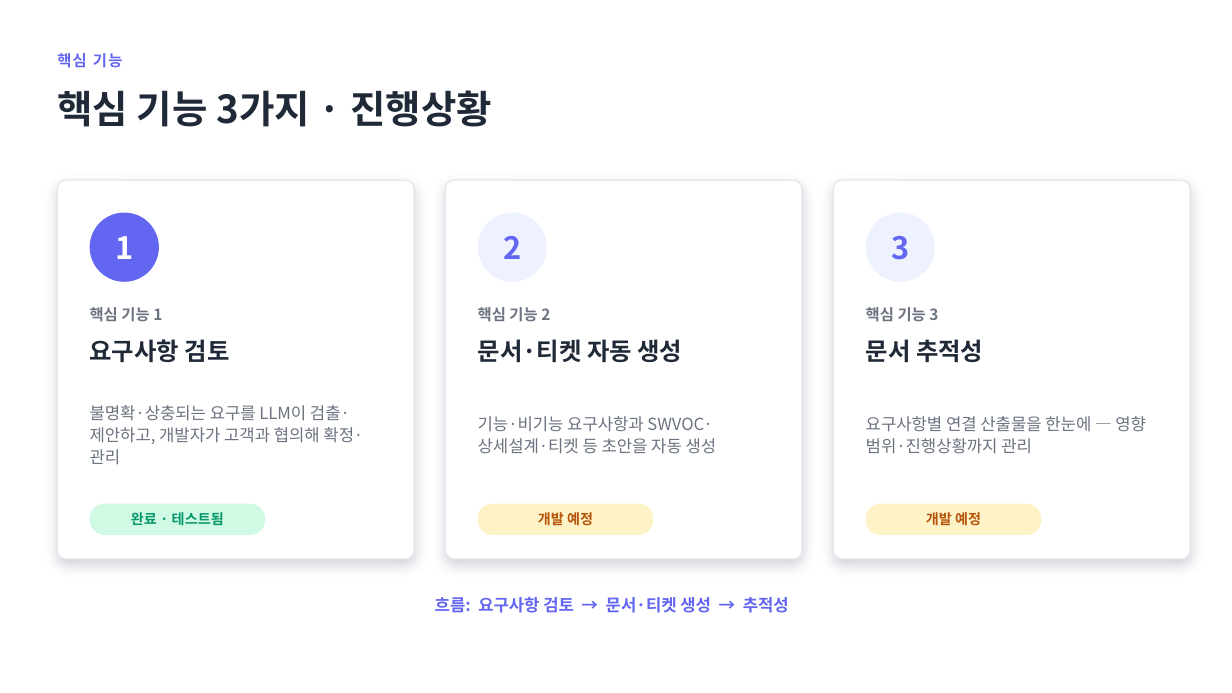
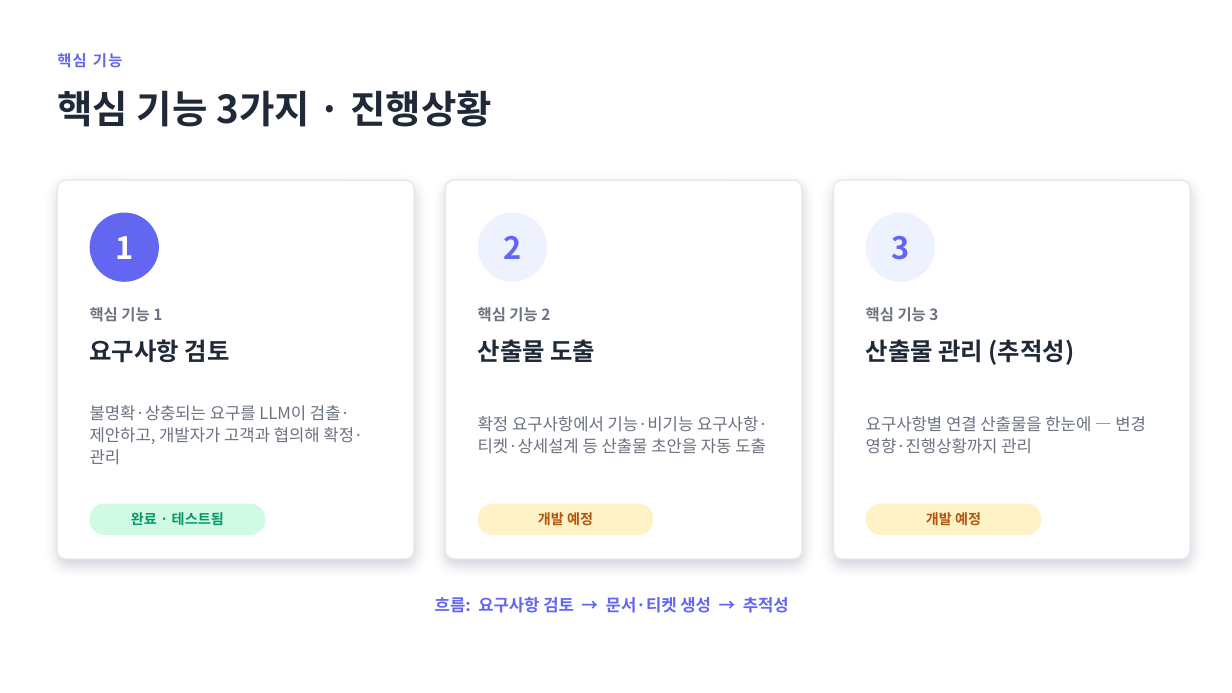
Before and after one commit to jihunhan98/semes-superrookie, a slide deck: slide 3 of docs/진행공유_요구사항자동화.pptx. Drawn at 1232x693 pixels with LibreOffice and Linux fonts; fonts in the diff are those of the drawing. Boxes give left, top, right and bottom in pixels: in the first picture for what was removed or moved away, otherwise in the second. Text is boxed around its words. In the diff, an @@ line names an element or a change of style, - is before the commit and + after.

```diff
--- a/docs/진행공유_요구사항자동화.pptx
+++ b/docs/진행공유_요구사항자동화.pptx
@@ text at (x1=478, y1=339, x2=595, y2=362): text changed @@
-문서·티켓 자동 생성
+산출물 도출
@@ text at (x1=866, y1=339, x2=1075, y2=365): text changed @@
-문서 추적성
+산출물 관리 (추적성)
@@ text at (x1=478, y1=416, x2=768, y2=454): text changed @@
-기능·비기능 요구사항과 SWVOC·상세설계·티켓 등 초안을 자동 생성
+확정 요구사항에서 기능·비기능 요구사항·티켓·상세설계 등 산출물 초안을 자동 도출
@@ text at (x1=866, y1=416, x2=1146, y2=454): text changed @@
-요구사항별 연결 산출물을 한눈에 — 영향 범위·진행상황까지 관리
+요구사항별 연결 산출물을 한눈에 — 변경 영향·진행상황까지 관리
```
Also in this commit, not shown: 3 other slides changed, 1 slide removed, 2 other files.
